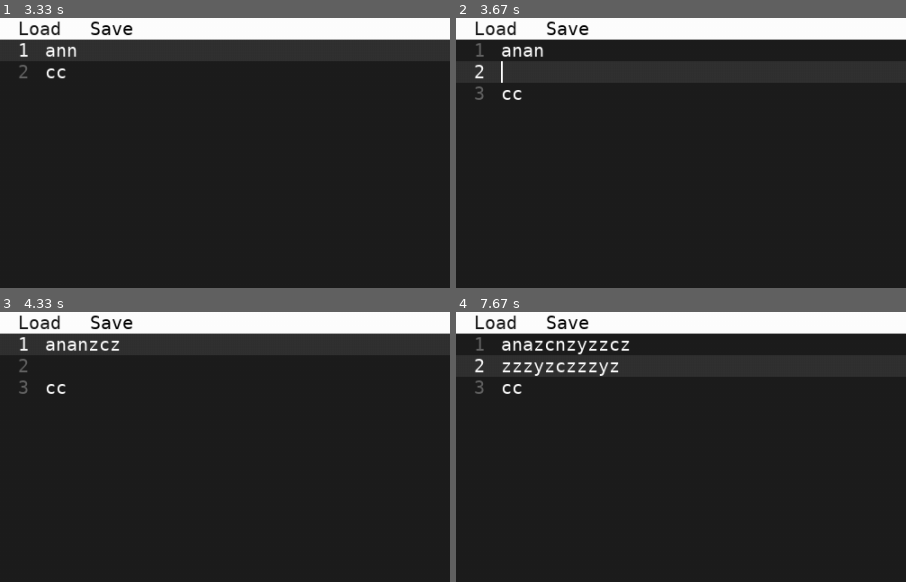
Above: before the commit, frames 1-4 (two rows, left to right).
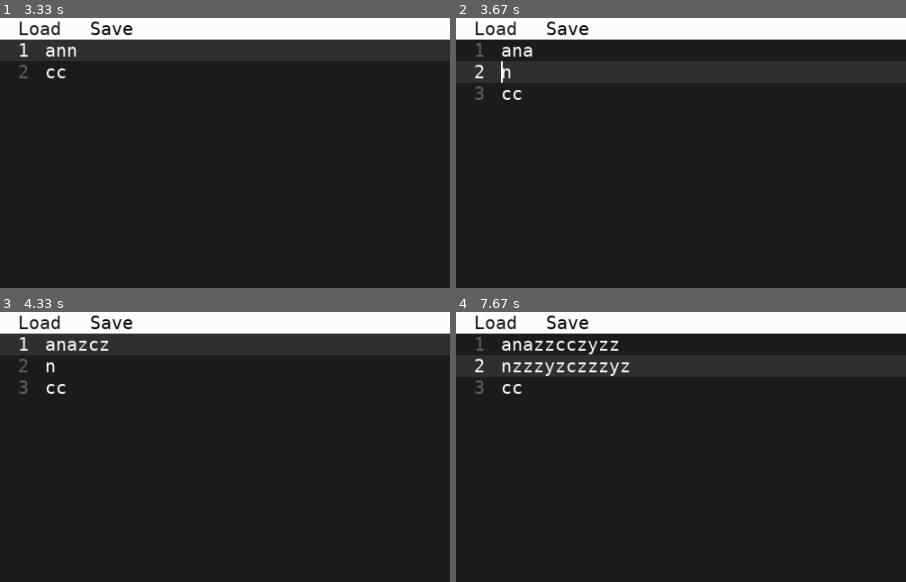
Above: after the commit, the same moments.

Repository: Nuffe/Textbox
Game: pygame game, started from textbox/__main__.py
The game is run twice, just before and just after one commit, with the same random seed, the same clock (stepped at 60 frames per second) and the same inputs.
Inputs:
- Up to frame 1 (3.33 s): type "ann" at 0.33 s; tap Enter at 0.67 s; hold C 0.88-1.35 s; hold Right 0.88-1.35 s; tap C at 1.43 s; hold Up 2.32-2.78 s
- Up to frame 2 (3.67 s): type "a" at 3.37 s; tap Enter at 3.5 s
- Up to frame 3 (4.33 s): hold Left from 3.93 s (still down); tap Z at 4, 4.3 s; tap C at 4.08 s
- Up to frame 4 (7.67 s): release Left at 4.47 s; hold Down 4.5-4.8 s; tap Z at 4.57, 4.9, 5.2, 5.33, 5.73, 6.03, 6.4, 6.8, 7.1, 7.3, 7.6 s; tap Y at 4.65, 5.82, 7.38 s; hold Left 4.83-5.23 s; hold Up 5.27-5.63 s; tap C at 5.42, 6.88 s; hold Right 5.67-6.3 s; hold Down 6.33-6.7 s; hold Left 6.73-7.2 s; hold Right from 7.23 s (still down)
The pictures show only the part of the screen within x 0-50%, y 0-50%; the shares and areas given below are measured in that part.

Frame 1 is identical in both runs. In frame 2, 0.1% of the frame differs, in the area x 10-20%, y 10-23%; in frame 3, 0.2%; in frame 4, 0.9%, in the area x 10-39%, y 10-24%.

Commit message:
pressing enter in the middle of a sentence nows moves the remaining text down with the new line

Diff:
--- a/textbox/base.py
+++ b/textbox/base.py
@@ -119,16 +119,27 @@
                     # self.undolist.append("", 0, targetNode, self.pointerY, "delete_line")
                     self.list.remove(targetNode)
                     prev_node.data.insert(len(prev_node.data.textContent()), tempData)
-                self.cursorPos = len(self.currentNode.data.textContent())
+                self.cursorPos = len(prev_node.data.textContent()) - len(tempData)
 
             self.pointerY   -= 1
 
     def pressReturn(self):
+
+        textData = self.currentNode.data.textContent() if self.currentNode else ""
+        textTransfer = textData[self.cursorPos:]
+        print("textTransfer: ", textTransfer)
+
+        for char in textTransfer:
+            self.currentNode.data.delete(len(self.currentNode.data.textContent()))  # Remove the character from the current line
+            self.cursorPos -= 1
+
         old_cursor = self.cursorPos
         old_line   = self.pointerY + 1
         self.pointerY += 1
         self.currentNode = self.list.insert_after(self.currentNode, gapBuffer(10))
+        self.currentNode.data.insert(0, textTransfer)  # Insert the remaining text into the new line
         self.undolist.append("", old_cursor, self.currentNode, old_line, "add_line")
+        # --------------------------------------------------------------------
         self.cursorPos = 0
 
     def pressDown(self):
